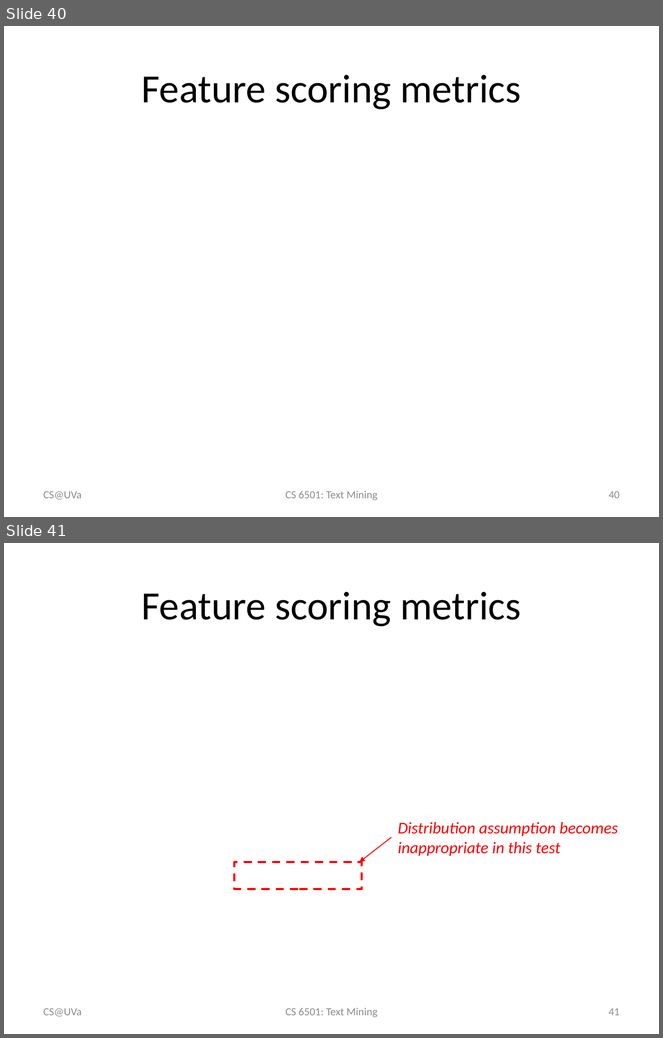
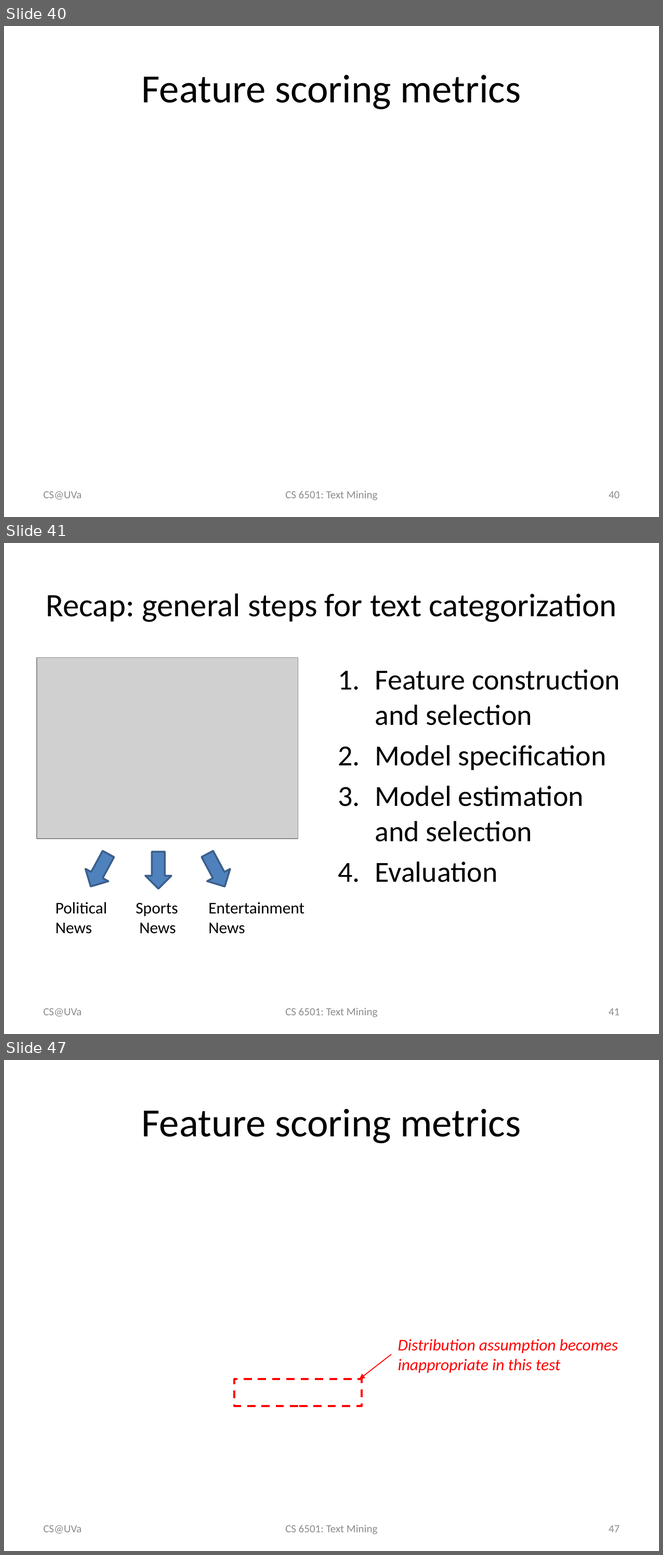
Before and after one commit to wang296/CS6501-Text-Mining, a slide deck: docs/TextCategorization.pptx. Shown one above the other, each under a label of ours: slides 40 and 41 before the commit, slides 40, 41 and 47 after it; the slides between them are not shown. The pictures are 663x1038 and 663x1555 pixels, drawn with LibreOffice and Linux fonts; fonts in the diff are those of the drawing; grey boxes stand for pictures. Boxes give left, top, right and bottom in pixels: in the first picture for what was removed or moved away, otherwise in the second. Text is boxed around its words. In the diff, an @@ line names an element or a change of style, - is before the commit and + after.

```diff
--- a/docs/TextCategorization.pptx
+++ b/docs/TextCategorization.pptx
@@ slide 41 added at (4,543,659,1034), background #FFFFFF @@
@@ title added at (46,593,617,622), 36 pt, text #000000 @@
+Recap: general steps for text categorization
@@ picture added at (37,657,298,839) @@
@@ text added at (375,669,620,883), 32 pt, text #000000 @@
+1. Feature construction and selection
+2. Model specification
+3. Model estimation and selection
+4. Evaluation
@@ down arrow added at (79,848,120,893), fill #4F81BD, outline #3A5F8C 2 pt @@
@@ down arrow added at (145,852,172,889), fill #4F81BD, outline #3A5F8C 2 pt @@
@@ down arrow added at (196,848,236,893), fill #4F81BD, outline #3A5F8C 2 pt @@
@@ text added at (55,902,107,934), 18 pt, text #000000 @@
+Political News
@@ text added at (136,903,178,934), 18 pt, text #000000 @@
+Sports News
@@ text added at (208,902,305,934), 18 pt, text #000000 @@
+Entertainment News
@@ text added at (44,1008,82,1017), 12 pt, text #8C8C8C @@
+CS@UVa
@@ text added at (285,1008,377,1018), 12 pt, text #8C8C8C @@
+CS 6501: Text Mining
@@ page number added at (609,1008,620,1016), 12 pt, text #8C8C8C @@
+41
@@ what was slide 41 is now slide 47 @@
@@ page number at (609,1525,620,1533): text changed @@
-41
+47
```
Also in this commit, not shown: 1 slide changed, 5 other slides added, 5 other files.
